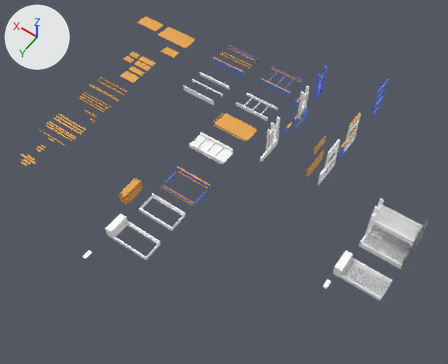
The glTF model public/models/plan.glb, before and after one commit.
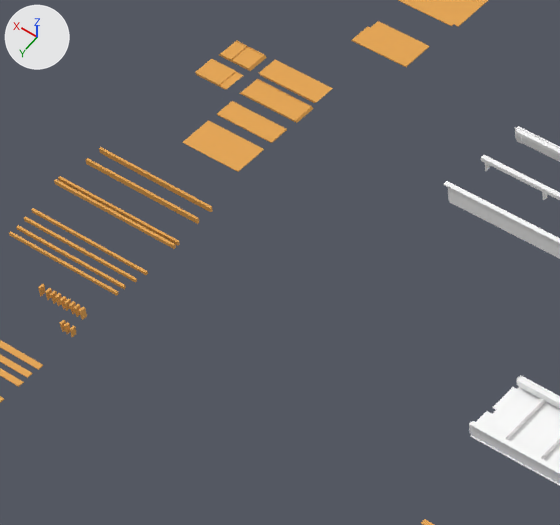
The first picture shows the older version from a 50 mm lens placed at (-2.8, 17.5, 25.3), pointed at (8.7, 1.4, 0.0). The close-ups show the older and then the newer version on the part from 17% to 47% of the width and 11% to 46% of the height of that picture. Only the edits that show in the close-ups are written down. The axes (+X, +Y, +Z) are drawn at upper left. The lights are the same throughout. Where no turn or scale is listed for an object, it has been applied to the vertices.

The first close-up shows 'cabinet-back.017', 'cabinet-bottom.007', 'cabinet-shelf.007', 'cabinet-side.014', 'cabinet-top.007', 'queen-rail-side.034', 'slot-rail.067', 'slot-rail.068', 'twin-head.008', 'twin-platform-bottom.006', 'twin-platform-bottom.007', 'twin-rail-side.007' and 36 more.
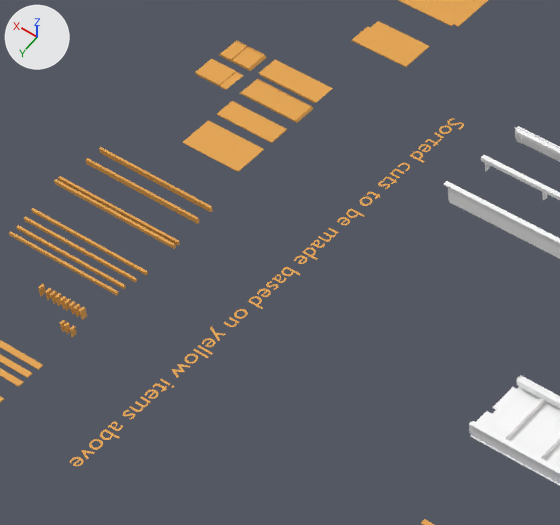
Boxes [x1, y1, x2, y2] around the edits, measured in the close-ups (560 x 525 px):
'Text.003', added: after [69, 118, 464, 466]

The edits, one by one:
Mesh me_text_003 is new.
It has 3553 vertices, 3511 faces and spans x -0.26..0.09, y 0.02..8.08, z 0.0.
It uses material mat_cut (orange #e7a54b).
Object 'Text.003' (ob_text_003) is new; it shows me_text_003.
Its location is (15.59, -4.17, 0.0).
